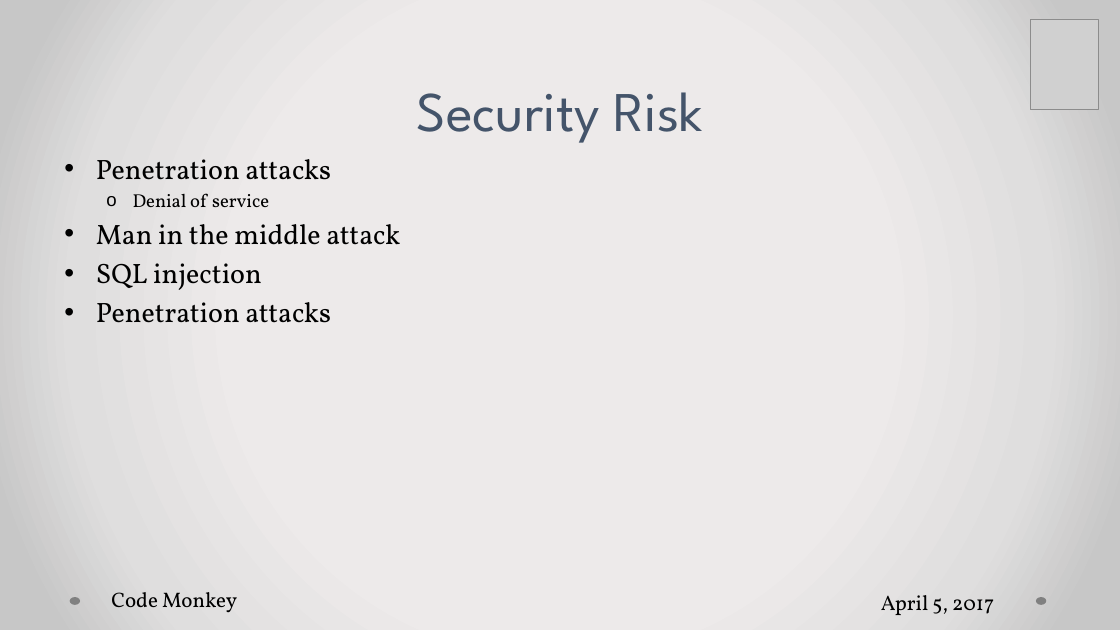
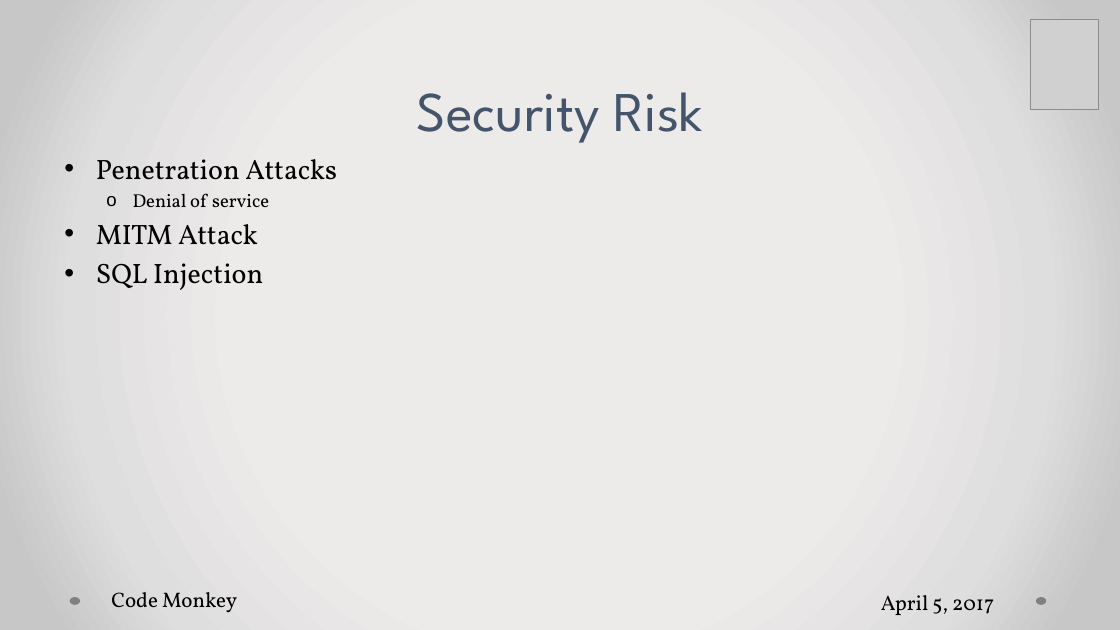
Before and after one commit to falsabhan/D.Eco, a slide deck: slide 17 of Presentation1.pptx. Drawn at 1120x630 pixels with LibreOffice and Linux fonts; fonts in the diff are those of the drawing; grey boxes stand for pictures. Boxes give left, top, right and bottom in pixels: in the first picture for what was removed or moved away, otherwise in the second. Text is boxed around its words. In the diff, an @@ line names an element or a change of style, - is before the commit and + after.

Commit message:
Small change in security risks and side 10

```diff
--- a/Presentation1.pptx
+++ b/Presentation1.pptx
@@ text at <box>96,159,337,180</box>: text changed @@
-• Penetration attacks
+• Penetration Attacks
@@ text at <box>96,224,263,290</box>: text changed @@
-• Man in the middle attack
-• SQL injection
-• Penetration attacks
+• MITM Attack
+• SQL Injection
```
Also in this commit, not shown: 1 other slide changed.
